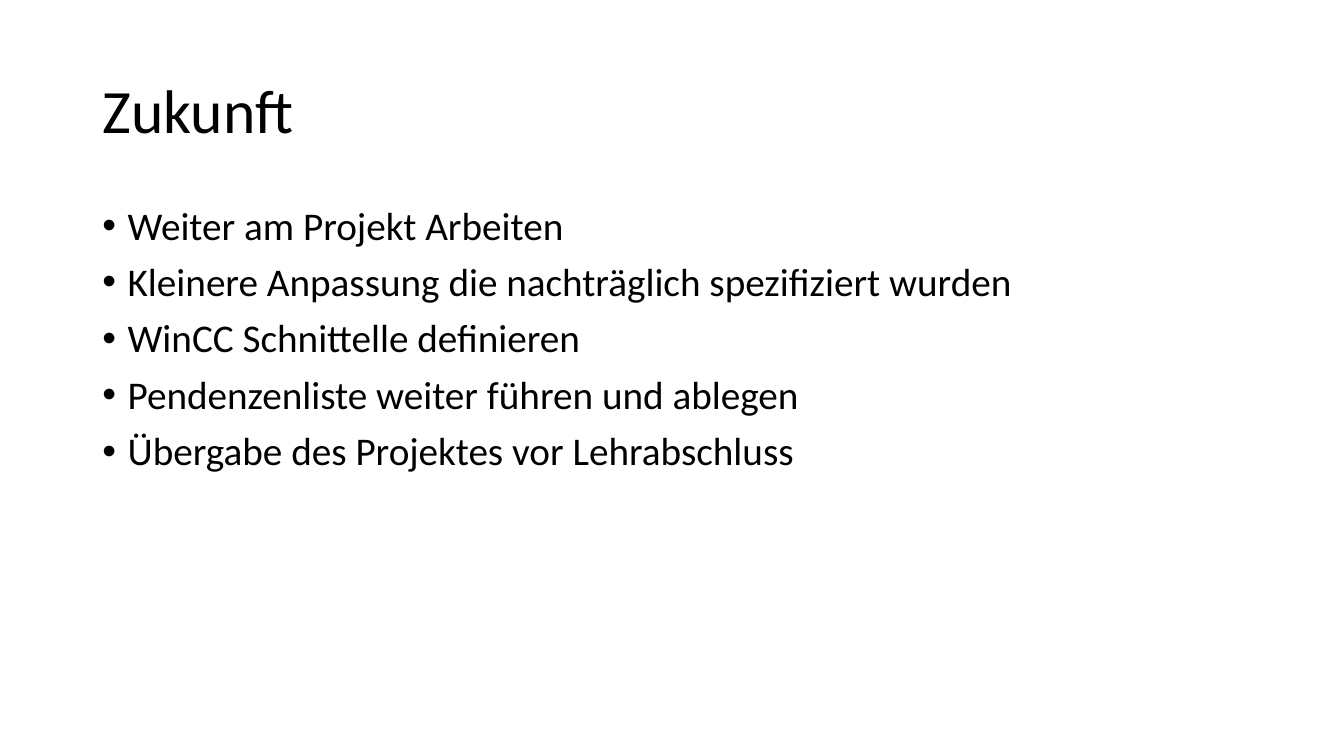
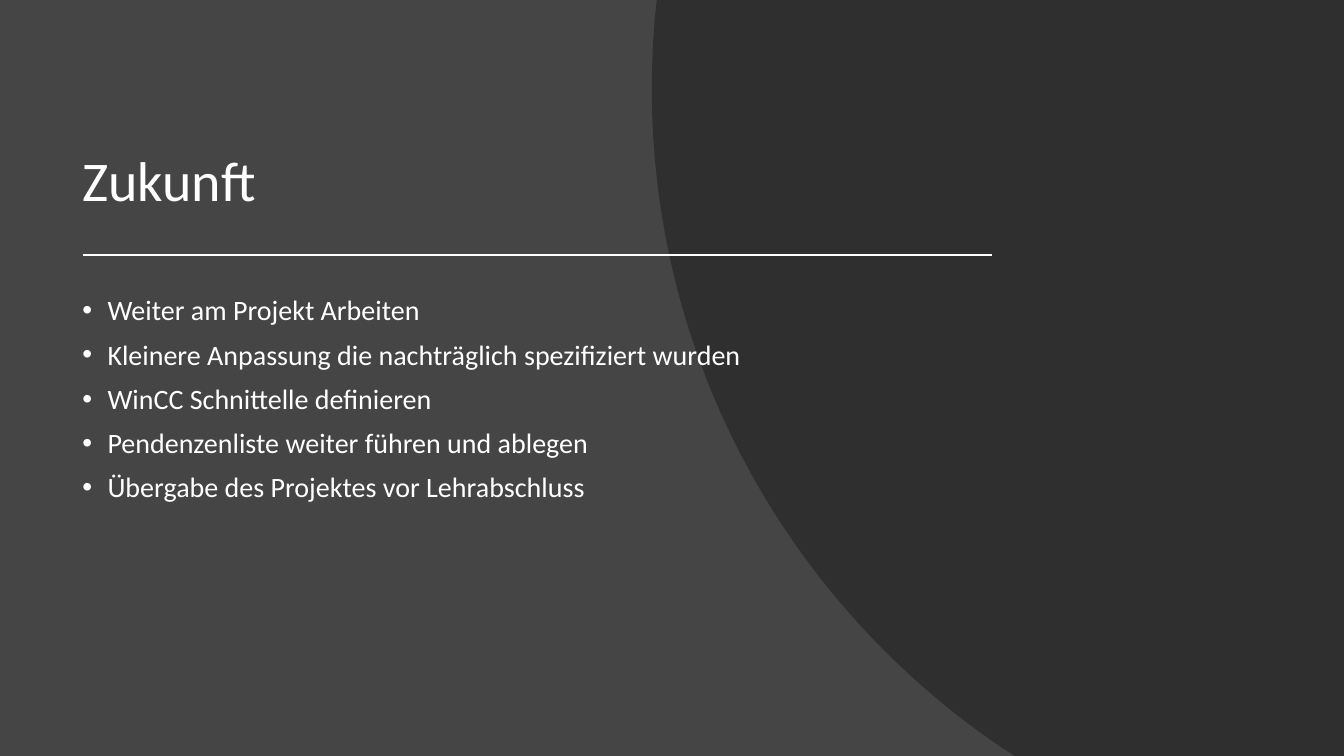
Before and after one commit to AkazeX/Schule, a slide deck: slide 24 of IPA.pptx (slide 23 before the commit). Drawn at 1344x756 pixels with LibreOffice and Linux fonts; fonts in the diff are those of the drawing. Boxes give left, top, right and bottom in pixels: in the first picture for what was removed or moved away, otherwise in the second. Text is boxed around its words. In the diff, an @@ line names an element or a change of style, - is before the commit and + after.

```diff
--- a/IPA.pptx
+++ b/IPA.pptx
@@ background #FFFFFF to #454545 @@
@@ freeform shape added at box(652, 0, 1344, 756), fill #262626 at 70% opacity @@
@@ title "Zukunft": place and size @@
-title "Zukunft" at box(102, 90, 293, 134)
+title "Zukunft" at box(82, 162, 255, 202)
@@ title "Zukunft" at box(82, 162, 255, 202): size 44 to 40 pt, text colour #000000 to #FFFFFF; vertical alignment middle to bottom @@
@@ line added from (85, 255) to (992, 255), #FFFFFF 1.5 pt @@
@@ text "Weiter am Projekt Arbeiten": place and size @@
-text "Weiter am Projekt Arbeiten" at box(128, 212, 1011, 472)
+text "Weiter am Projekt Arbeiten" at box(108, 300, 741, 502)
@@ text "Weiter am Projekt Arbeiten" at box(108, 300, 741, 502): size 28 to 20 pt, text colour #000000 to #FFFFFF @@
```
Also in this commit, not shown: 18 other slides changed, 2 slides added, 1 slide removed, 1 other file.
